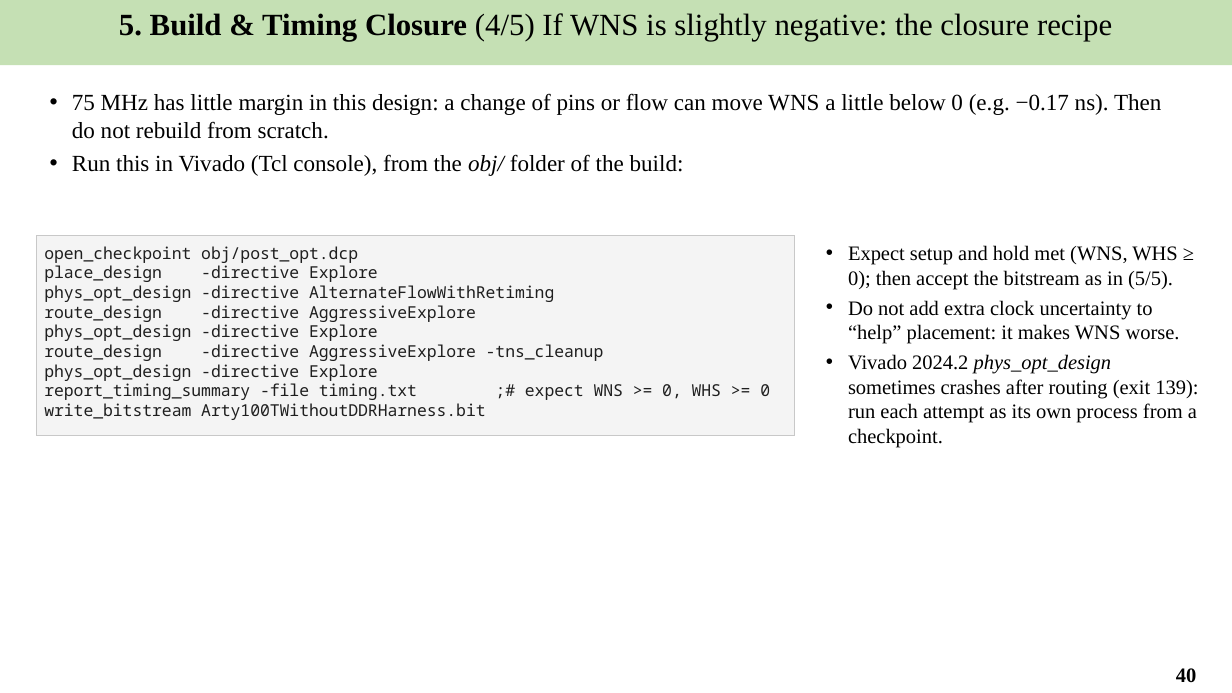
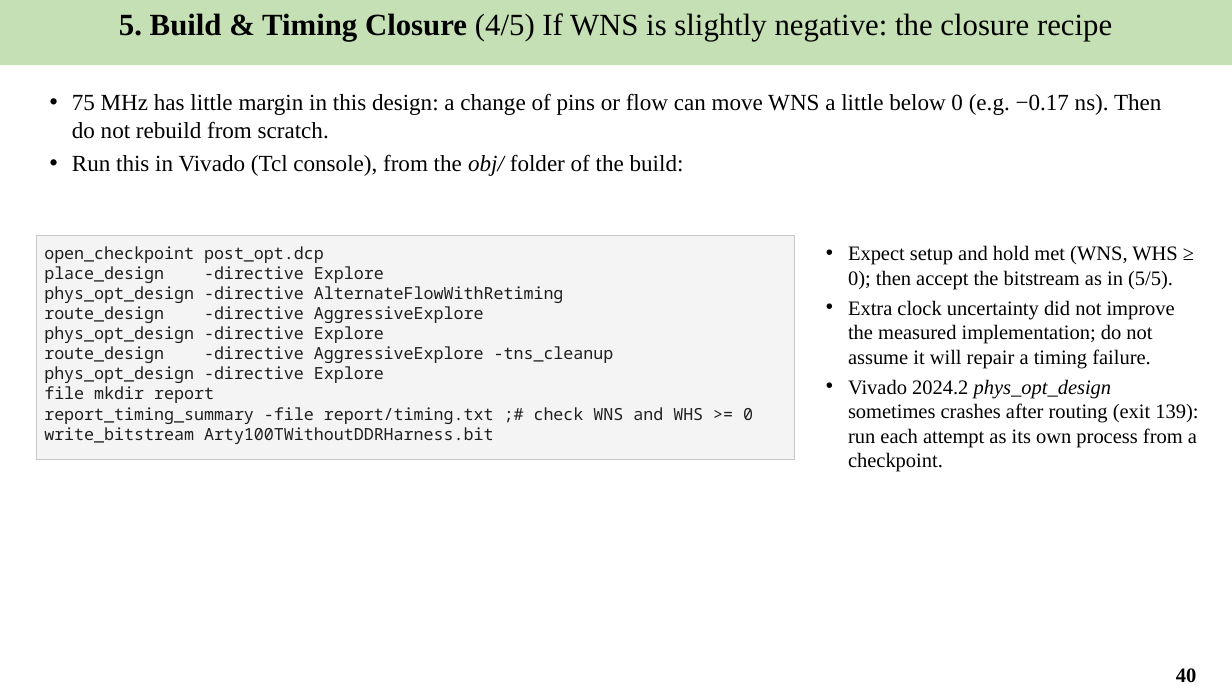
Before and after one commit to Khaiduy/chipyard-edhoc, a slide deck: slide 40 of fpga/sw/export/docs/slides/01_EDHOC_SoC_on_Arty_A7-100T.pptx. Drawn at 1232x693 pixels with LibreOffice and Linux fonts; fonts in the diff are those of the drawing. Boxes give left, top, right and bottom in pixels: in the first picture for what was removed or moved away, otherwise in the second. Text is boxed around its words. In the diff, an @@ line names an element or a change of style, - is before the commit and + after.

```diff
--- a/fpga/sw/export/docs/slides/01_EDHOC_SoC_on_Arty_A7-100T.pptx
+++ b/fpga/sw/export/docs/slides/01_EDHOC_SoC_on_Arty_A7-100T.pptx
@@ rectangle "open_checkpoint post_opt.dcp": place and size @@
-rectangle "open_checkpoint post_opt.dcp" at bbox=[37, 236, 795, 436]
+rectangle "open_checkpoint post_opt.dcp" at bbox=[37, 236, 795, 459]
@@ text in rectangle at bbox=[44, 246, 324, 263]: text changed; size 12.8 to 13 pt @@
-open_checkpoint obj/post_opt.dcp
+open_checkpoint post_opt.dcp
@@ text in rectangle at bbox=[44, 266, 614, 444]: size 12.8 to 13 pt in "place_design -directive Explore", "phys_opt_design -directive AlternateFlowWithRetiming", "route_design -directive AggressiveExplore", "phys_opt_design -directive Explore" and 3 more places @@
@@ text at bbox=[848, 300, 1175, 369]: text changed @@
-• Do not add extra clock uncertainty to “help” placement: it makes WNS worse.
+• Extra clock uncertainty did not improve the measured implementation; do not assume it will repair a timing failure.
@@ text in rectangle at bbox=[44, 386, 753, 424]: text changed; size 12.8 to 13 pt @@
-report_timing_summary -file timing.txt ;# expect WNS >= 0, WHS >= 0
+file mkdir report
+report_timing_summary -file report/timing.txt ;# check WNS and WHS >= 0
```
Also in this commit, not shown: 4 other slides changed, 3 other files.
